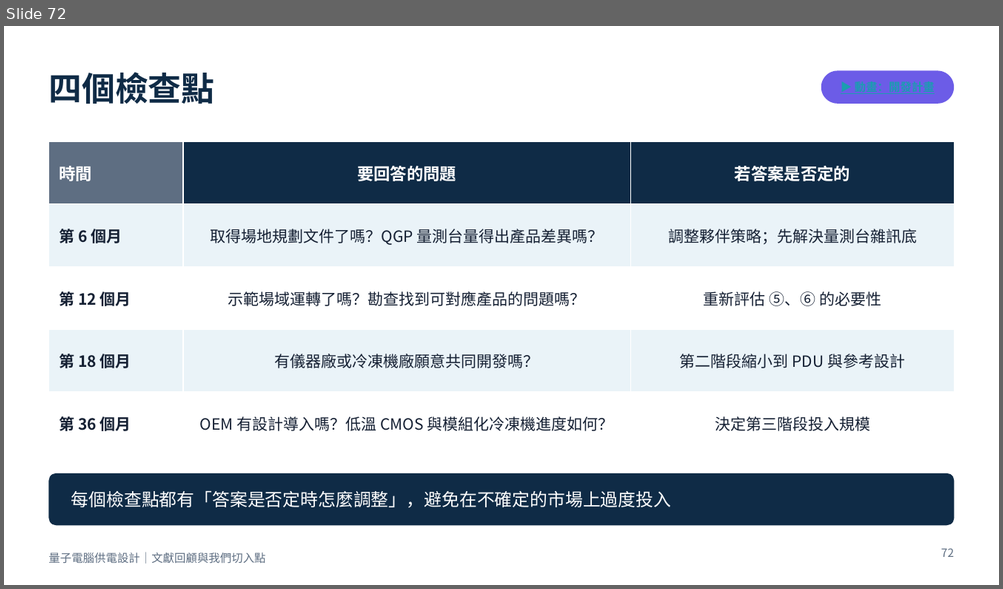
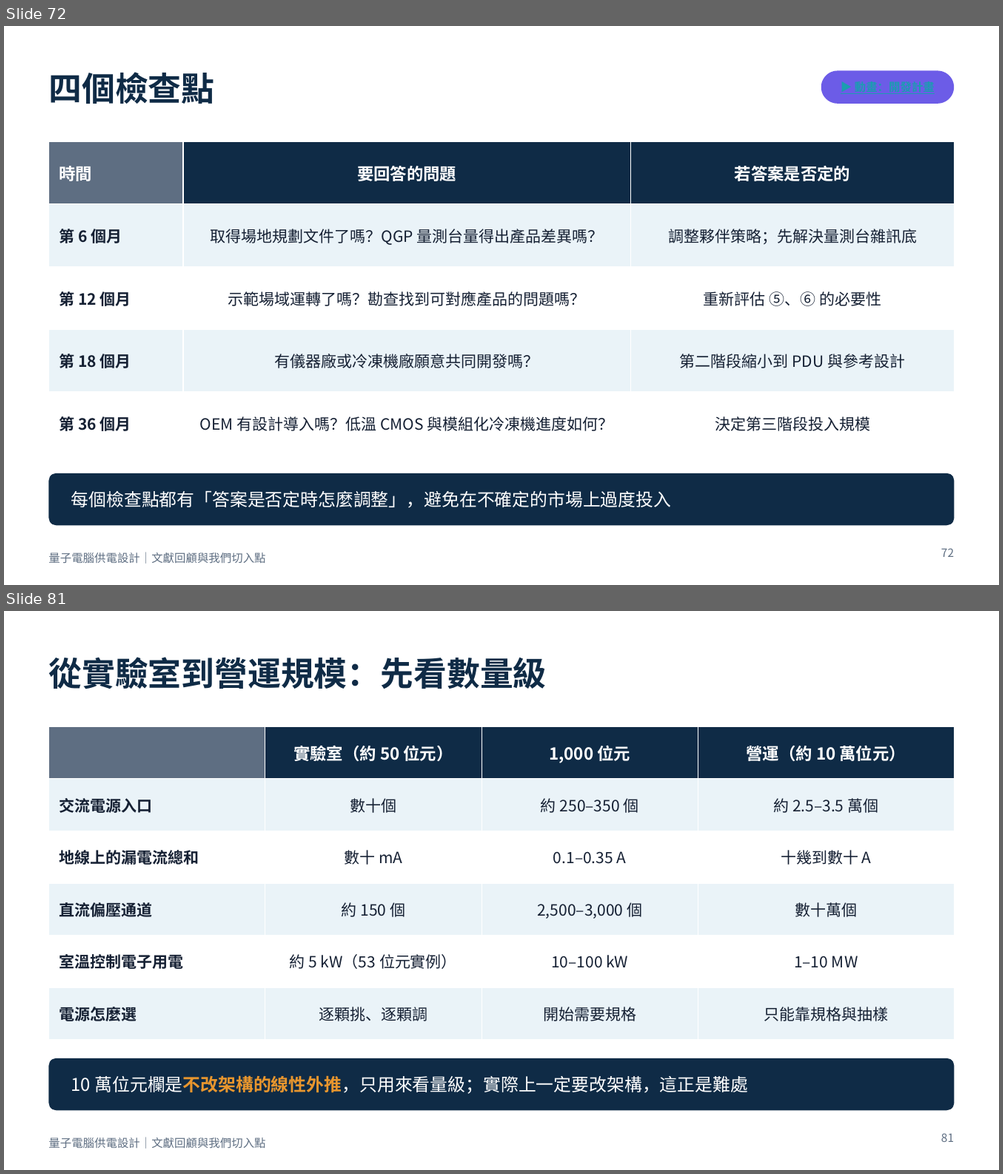
Before and after one commit to pcpcchen-coder/QuantumComputing, a slide deck: slides/output/qc-power-supply.pptx. Shown one above the other, each under a label of ours: slide 72 before the commit, slides 72 and 81 after it; the slides between them are not shown. The pictures are 1003x589 and 1003x1174 pixels, drawn with LibreOffice and Linux fonts; fonts in the diff are those of the drawing. Boxes give left, top, right and bottom in pixels: in the first picture for what was removed or moved away, otherwise in the second. Text is boxed around its words. In the diff, an @@ line names an element or a change of style, - is before the commit and + after.

```diff
--- a/slides/output/qc-power-supply.pptx
+++ b/slides/output/qc-power-supply.pptx
@@ slide 81 added at (4,611,999,1170), background #FFFFFF; not listed: 1 template element that a slide beside it also shows @@
@@ title added at (48,657,546,689), 32 pt, text #0F2B46, bold @@
+從實驗室到營運規模：先看數量級
@@ table added at (48,726,954,1025), 6 rows, 4 columns @@
+ | 實驗室（約 50 位元） | 1,000 位元 | 營運（約 10 萬位元）
+交流電源入口 | 數十個 | 約 250–350 個 | 約 2.5–3.5 萬個
+地線上的漏電流總和 | 數十 mA | 0.1–0.35 A | 十幾到數十 A
+直流偏壓通道 | 約 150 個 | 2,500–3,000 個 | 數十萬個
+室溫控制電子用電 | 約 5 kW（53 位元實例） | 10–100 kW | 1–10 MW
+電源怎麼選 | 逐顆挑、逐顆調 | 開始需要規格 | 只能靠規格與抽樣
@@ rounded rectangle added at (48,1059,954,1111), fill #0F2B46 @@
@@ text added at (71,1076,748,1094), 17 pt, text #FFFFFF @@
+10 萬位元欄是不改架構的線性外推，只用來看量級；實際上一定要改架構，這正是難處
@@ page number added at (941,1133,953,1142), 11 pt, text #5E6E82 @@
+81
```
Also in this commit, not shown: 1 slide changed, 21 other slides added, 4 other files.
